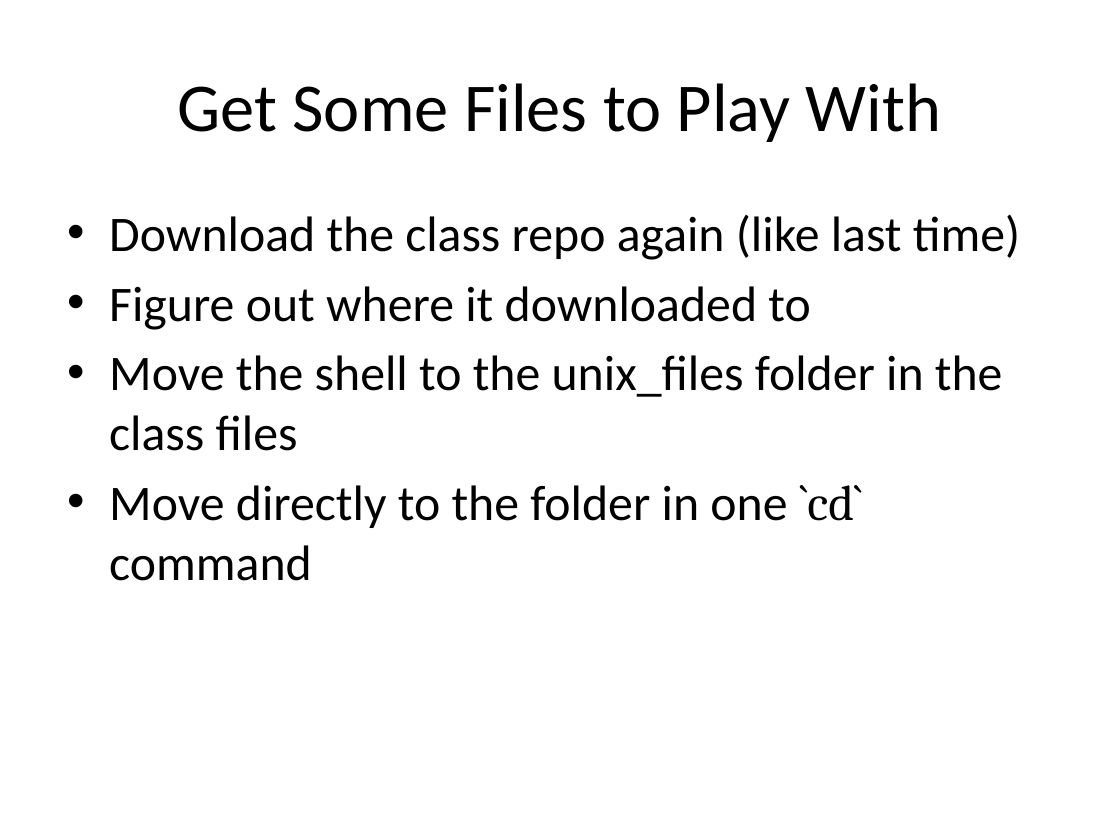
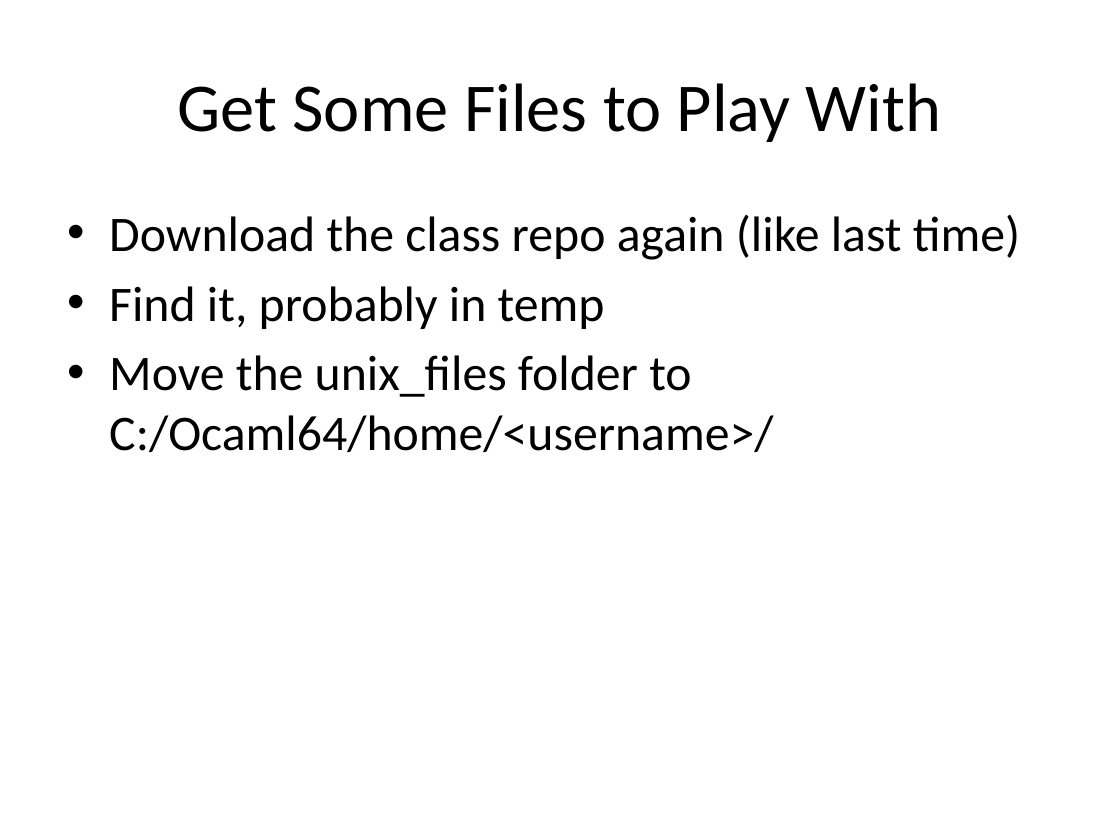
Before and after one commit to robotuw/uw-cse-da-startup, a slide deck: slide 7 of talks/unix.pptx. Drawn at 1120x840 pixels with LibreOffice and Linux fonts; fonts in the diff are those of the drawing. Boxes give left, top, right and bottom in pixels: in the first picture for what was removed or moved away, otherwise in the second. Text is boxed around its words. In the diff, an @@ line names an element or a change of style, - is before the commit and + after.

Commit message:
Unix talk changes

```diff
--- a/talks/unix.pptx
+++ b/talks/unix.pptx
@@ text at [109, 286, 773, 452]: text changed @@
-• Figure out where it downloaded to
-• Move the shell to the unix_files folder in the class files
-• Move directly to the folder in one `cd` command
+• Find it, probably in temp
+• Move the unix_files folder to C:/Ocaml64/home/<username>/
```
Also in this commit, not shown: 1 other file.
